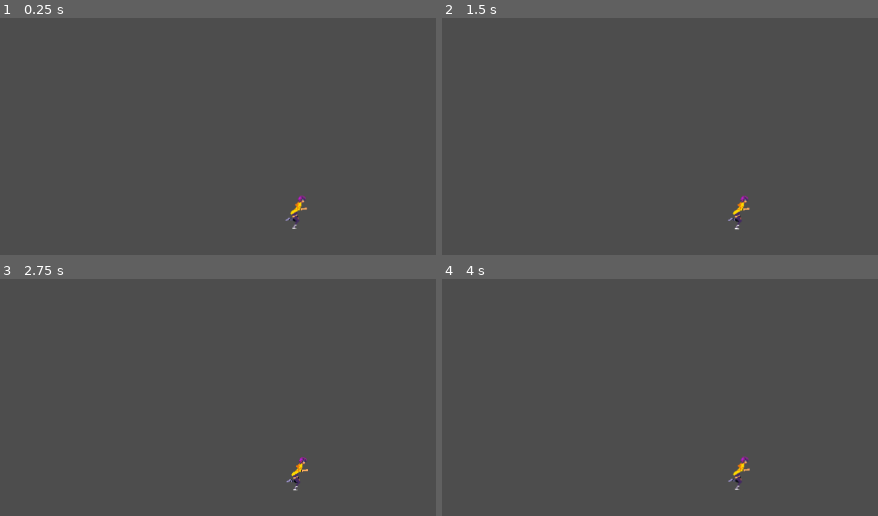
Above: before the commit, frames 1-4 (two rows, left to right).
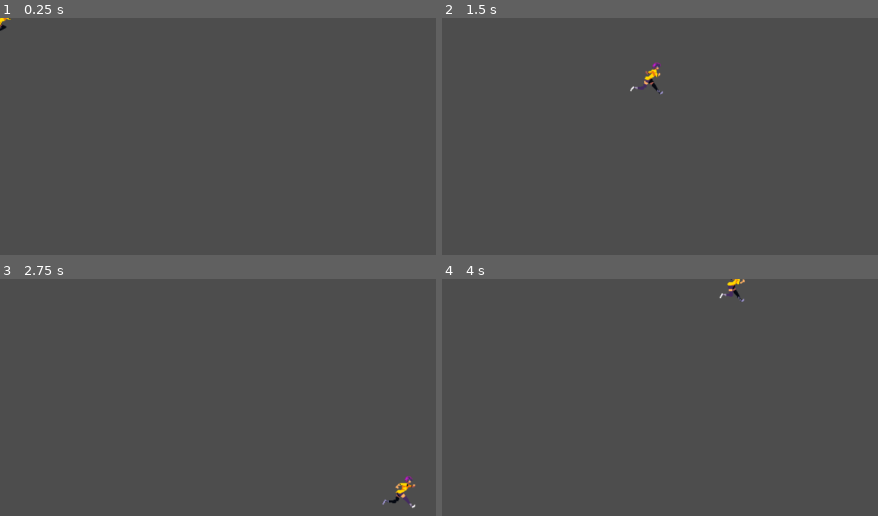
Above: after the commit, the same moments.

Repository: nugamestudioclub/Parallax
Game: Godot game, scene res://player.tscn
Two runs of this game, one before a commit and one after it. Both use one fixed random seed, a clock stepped at 60 frames per second and the inputs below. The project has no main scene, so this scene is started directly.
Inputs:
- Up to frame 1 (0.25 s): no input
- Up to frame 2 (1.5 s): tap Enter at 0.5 s; hold Right (move_right) 0.53-1.28 s; hold Down (move_down) from 1.28 s (still down)
- Up to frame 3 (2.75 s): release Down (move_down) at 2.03 s; hold Right (move_right) from 2.03 s (still down)
- Up to frame 4 (4 s): release Right (move_right) at 2.78 s; hold Up (move_up) 2.78-3.53 s; hold Left (move_left) from 3.53 s (still down)

The runs differ from the first frame. In frame 1, 0.3% of the frame differs, in the area x 0-71%, y 0-90%; in frame 2, 0.5%; in frame 3, 0.5%, in the area x 65-96%, y 75-97%; in frame 4, 0.4%.

Commit message:
fixed player movement

Diff:
--- a/player.gd
+++ b/player.gd
@@ -1,4 +1,5 @@
-extends CharacterBody2D
+extends Area2D
+signal hit
 
 @export var speed = 400 # How fast the player will move (pixels/sec).
 var screen_size # Size of the game window.
@@ -18,6 +19,10 @@
 		velocity.y += 1
 	if Input.is_action_pressed("move_up"):
 		velocity.y -= 1
-
+	if velocity.length() > 0:
+		velocity = velocity.normalized() * speed
+		$AnimatedSprite2D.play()
+	else:
+		$AnimatedSprite2D.stop()
 	position += velocity * delta
 	position = position.clamp(Vector2.ZERO, screen_size)
--- a/player.tscn
+++ b/player.tscn
@@ -10,7 +10,7 @@
 [ext_resource type="Texture2D" uid="uid://bbwwmnpw1eefm" path="res://2d_sprite_animation_assets/run_animation/run-7.png" id="8_3m7c4"]
 [ext_resource type="Texture2D" uid="uid://b3j1u18u4ks4t" path="res://2d_sprite_animation_assets/run_animation/run-8.png" id="9_xoy3c"]
 
-[sub_resource type="SpriteFrames" id="SpriteFrames_yekso"]
+[sub_resource type="SpriteFrames" id="SpriteFrames_alog7"]
 animations = [{
 "frames": [{
 "duration": 1.0,
@@ -38,18 +38,20 @@
 "texture": ExtResource("9_xoy3c")
 }],
 "loop": true,
-"name": &"run",
+"name": &"default",
 "speed": 10.0
 }]
 
-[node name="CharacterBody2D" type="CharacterBody2D"]
+[sub_resource type="CapsuleShape2D" id="CapsuleShape2D_xbgdw"]
+radius = 18.0
+height = 58.0
+
+[node name="Area2D" type="Area2D"]
 script = ExtResource("1_t2tko")
 
 [node name="AnimatedSprite2D" type="AnimatedSprite2D" parent="."]
-position = Vector2(426, 271)
-sprite_frames = SubResource("SpriteFrames_yekso")
-animation = &"run"
-frame = 7
-frame_progress = 0.293477
+sprite_frames = SubResource("SpriteFrames_alog7")
 
 [node name="CollisionShape2D" type="CollisionShape2D" parent="."]
+position = Vector2(0, 7)
+shape = SubResource("CapsuleShape2D_xbgdw")
Not shown: 1 places in player.tscn that only renumber resources
Not shown, changed: README.md
